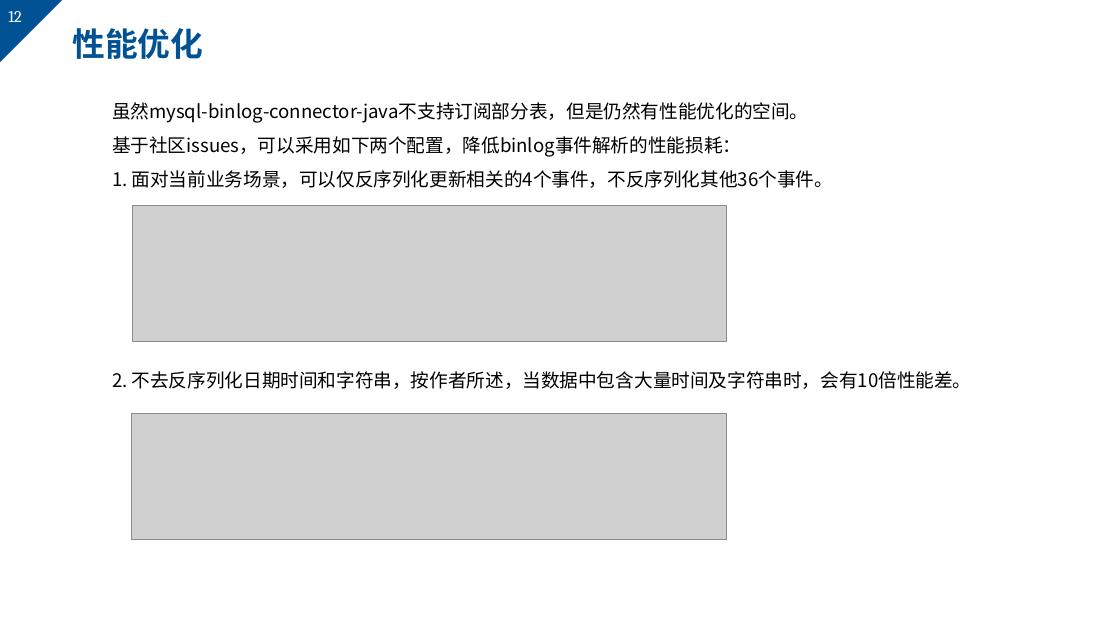
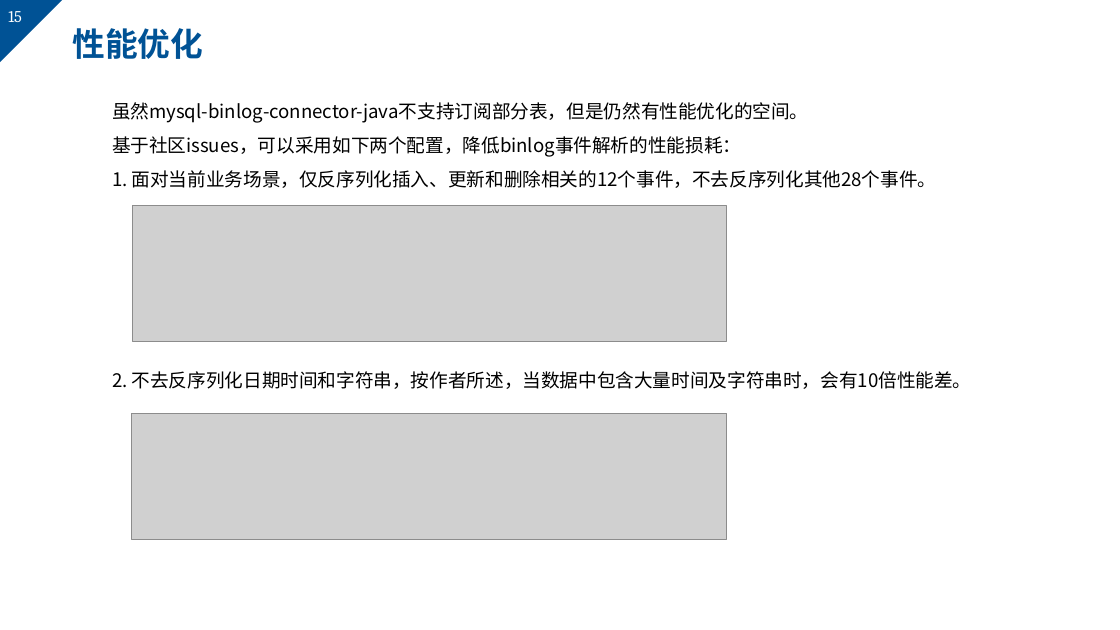
Before and after one commit to markMe1024/coding, a slide deck: slide 15 of MySQL/binlog/后端与UI的webscoket事件机制.pptx (slide 12 before the commit). Drawn at 1120x630 pixels with LibreOffice and Linux fonts; fonts in the diff are those of the drawing; grey boxes stand for pictures; background and template pictures are left out. Boxes give left, top, right and bottom in pixels: in the first picture for what was removed or moved away, otherwise in the second. Text is boxed around its words. In the diff, an @@ line names an element or a change of style, - is before the commit and + after.

```diff
--- a/MySQL/binlog/后端与UI的webscoket事件机制.pptx
+++ b/MySQL/binlog/后端与UI的webscoket事件机制.pptx
@@ page number at (8,11,22,22): text changed @@
-12
+15
@@ text at (112,170,937,188): text changed @@
-1. 面对当前业务场景，可以仅反序列化更新相关的4个事件，不反序列化其他36个事件。
+1. 面对当前业务场景，仅反序列化插入、更新和删除相关的12个事件，不去反序列化其他28个事件。
```
Also in this commit, not shown: 6 other slides changed, 1 slide added, 1 slide removed, 17 other files.
